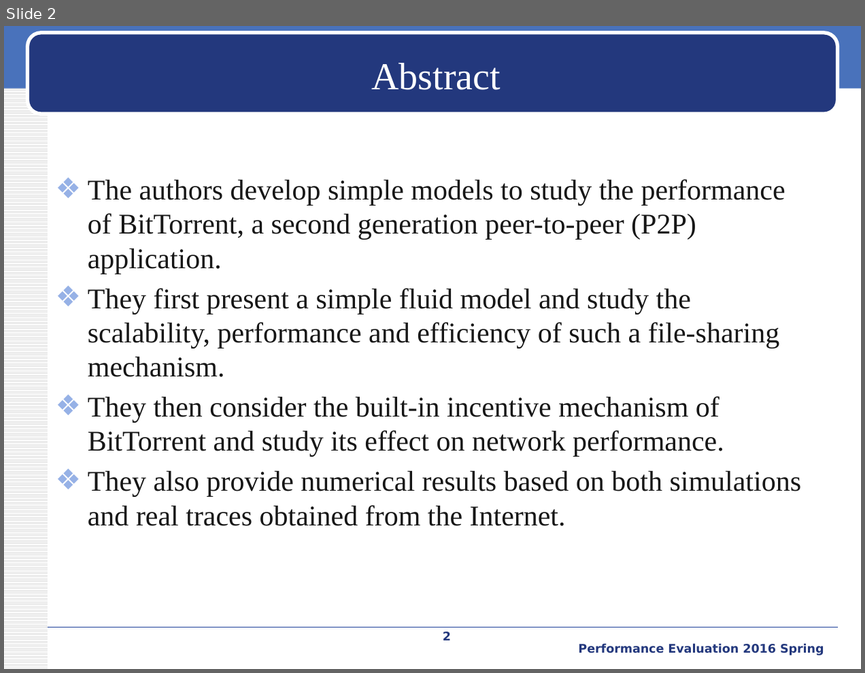
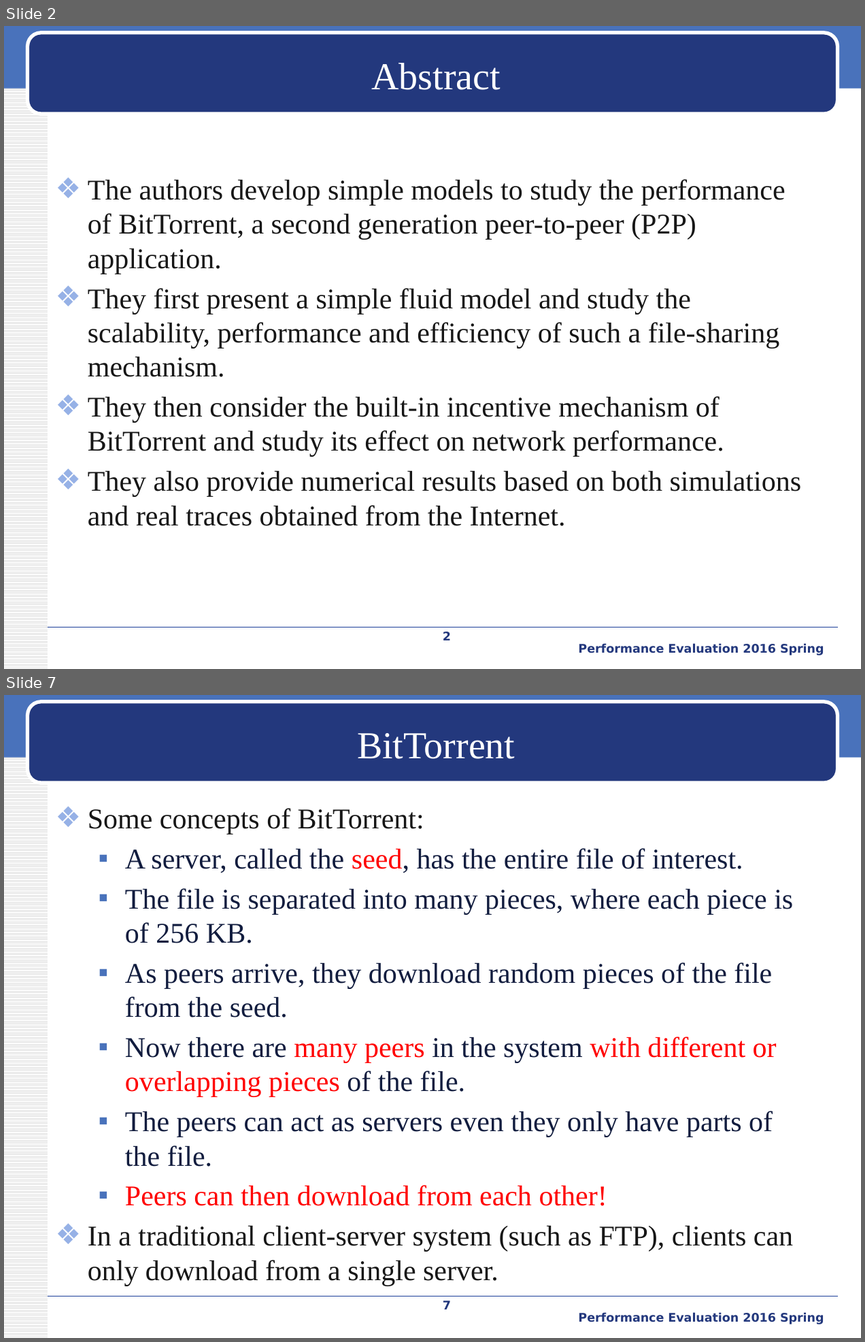
Before and after one commit to iamyuanchung/PE_104_2, a slide deck: final/BT-like-peer2peer.pptx. Shown one above the other, each under a label of ours: slide 2 before the commit, slides 2 and 7 after it; the slides between them are not shown. The pictures are 865x673 and 865x1342 pixels, drawn with LibreOffice and Linux fonts; fonts in the diff are those of the drawing; background and template pictures are left out. Boxes give left, top, right and bottom in pixels: in the first picture for what was removed or moved away, otherwise in the second. Text is boxed around its words. In the diff, an @@ line names an element or a change of style, - is before the commit and + after.

```diff
--- a/final/BT-like-peer2peer.pptx
+++ b/final/BT-like-peer2peer.pptx
@@ slide 7 added at [4, 695, 861, 1338], background #FFFFFF; not listed: 4 template elements that a slide beside it also shows @@
@@ title added at [357, 733, 515, 759], 32 pt, text #FFFFFF @@
+BitTorrent
@@ text added at [88, 808, 793, 1286], 24 pt, text #121C3E @@
+❖ Some concepts of BitTorrent:
+  ▪ A server, called the seed, has the entire file of interest.
+  ▪ The file is separated into many pieces, where each piece is of 256 KB.
+  ▪ As peers arrive, they download random pieces of the file from the seed.
+  ▪ Now there are many peers in the system with different or overlapping pieces of the file.
+  ▪ The peers can act as servers even they only have parts of the file.
+  ▪ Peers can then download from each other!
+❖ In a traditional client-server system (such as FTP), clients can only download from a single server.
@@ page number added at [443, 1300, 451, 1309], 10 pt, text #23387D, bold @@
+7
@@ text added at [578, 1312, 824, 1324], 10 pt, text #23387D, bold @@
+Performance Evaluation 2016 Spring
```
Also in this commit, not shown: 1 slide changed, 4 other slides added.
